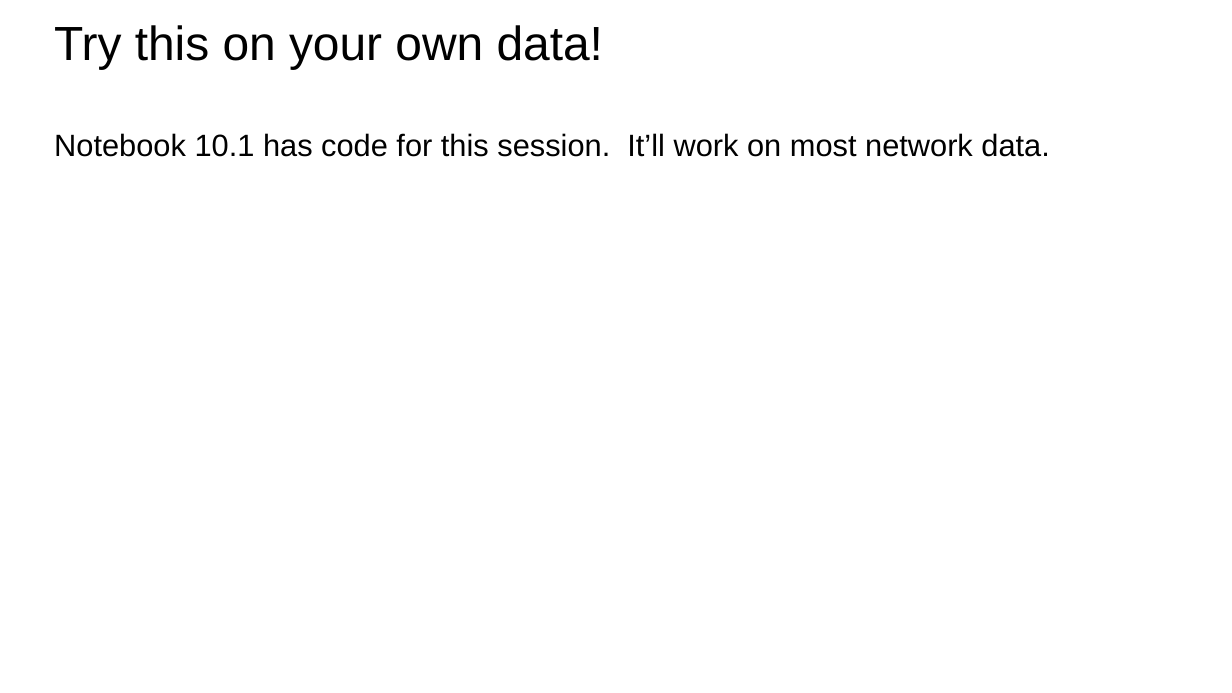
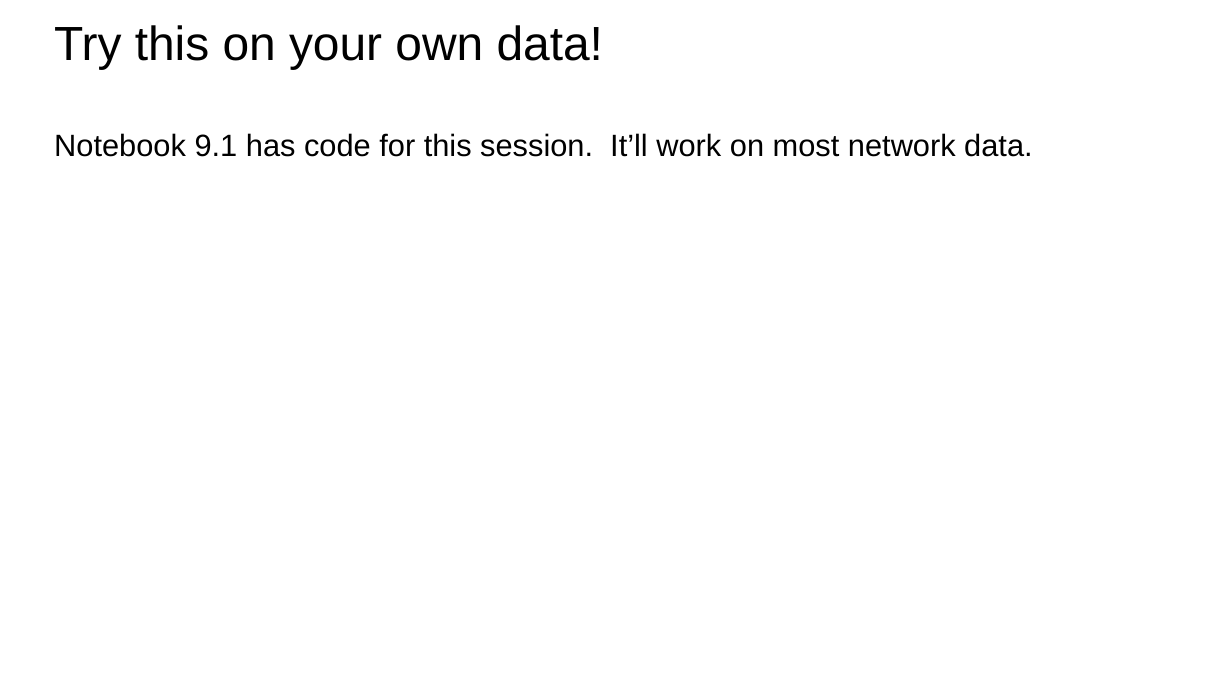
Before and after one commit to bodacea/datascienceforbeginners, a slide deck: slide 41 of Session 09 Learning Relationships.ppt (slide 40 before the commit). Drawn at 1232x693 pixels with LibreOffice and Linux fonts; fonts in the diff are those of the drawing. Boxes give left, top, right and bottom in pixels: in the first picture for what was removed or moved away, otherwise in the second. Text is boxed around its words. In the diff, an @@ line names an element or a change of style, - is before the commit and + after.

Commit message:
cleaned up session 9 slides

```diff
--- a/Session 09 Learning Relationships.ppt
+++ b/Session 09 Learning Relationships.ppt
@@ text at box(54, 133, 1032, 157): text changed @@
-Notebook 10.1 has code for this session. It’ll work on most network data.
+Notebook 9.1 has code for this session. It’ll work on most network data.
```
Also in this commit, not shown: 12 other slides changed, 2 slides added, 1 slide removed.
